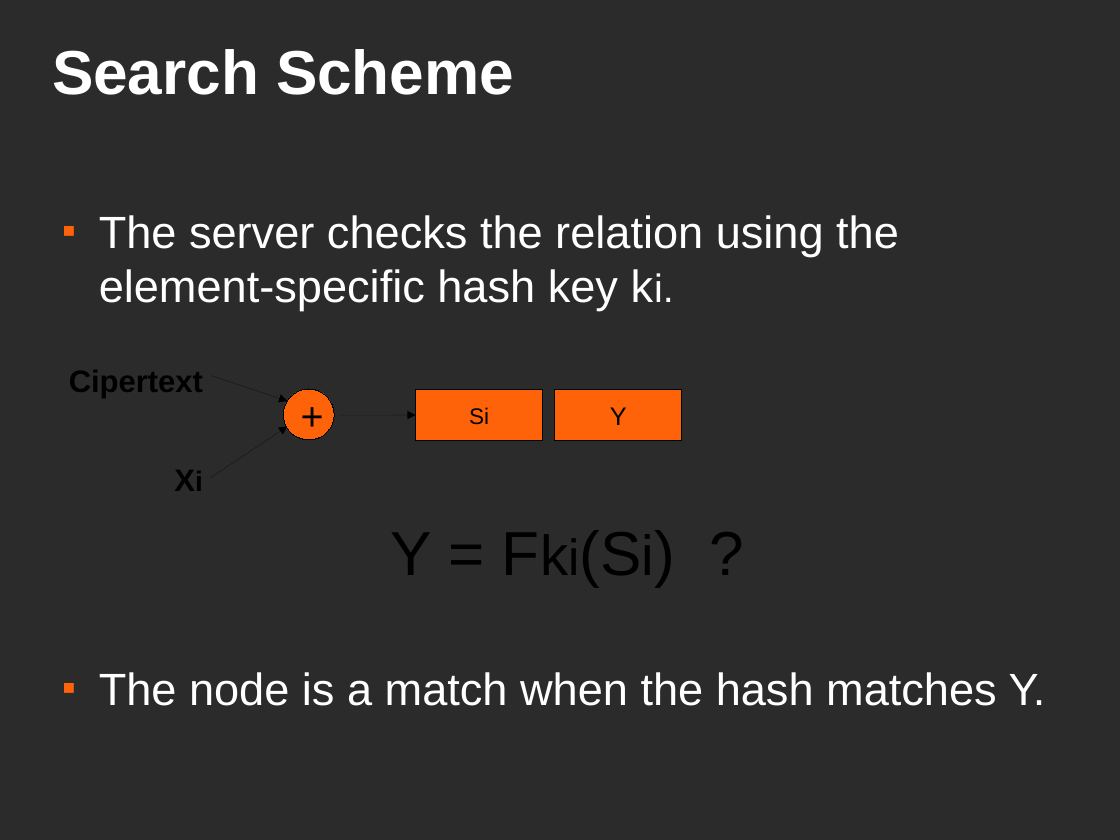
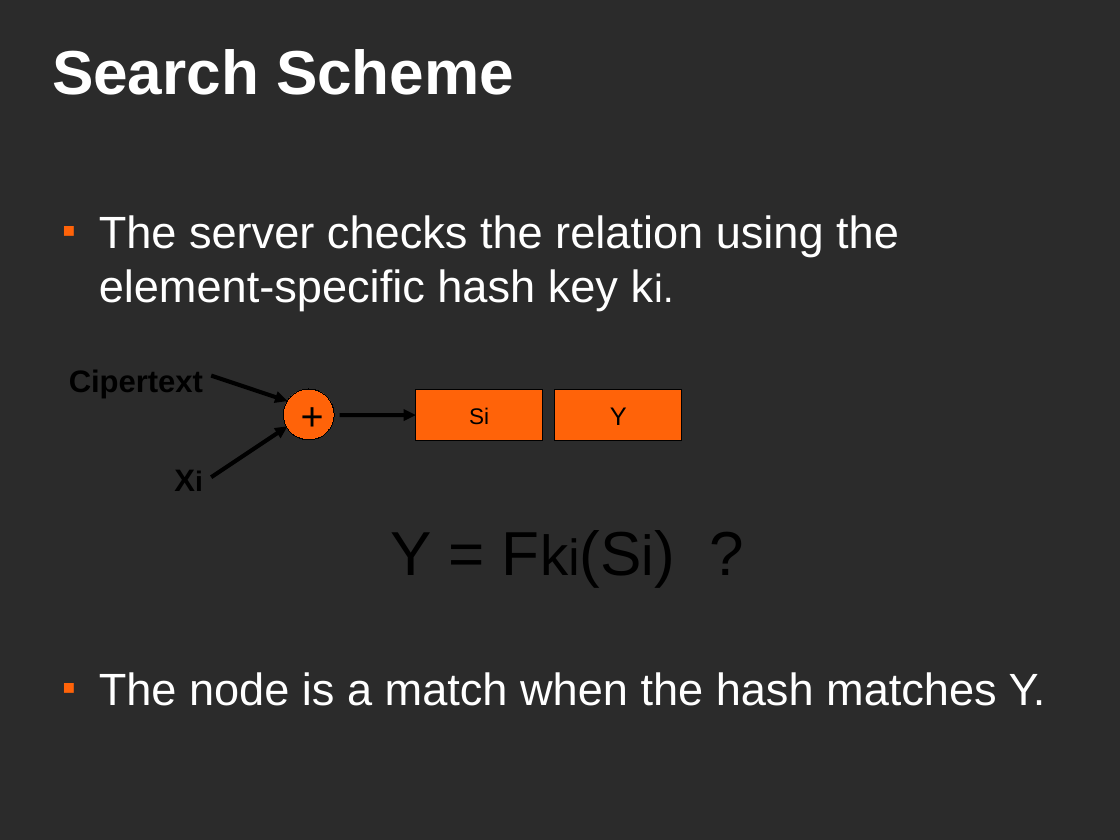
Before and after one commit to Sakartu/SDM-SiED, a slide deck: slide 18 of presentation/presentation2.odp. Drawn at 1120x840 pixels with LibreOffice and Linux fonts; fonts in the diff are those of the drawing; background and template pictures are left out; a plain dark background stands for a picture behind light text. Boxes give left, top, right and bottom in pixels: in the first picture for what was removed or moved away, otherwise in the second. Text is boxed around its words. In the diff, an @@ line names an element or a change of style, - is before the commit and + after.

```diff
--- a/presentation/presentation2.odp
+++ b/presentation/presentation2.odp
@@ arrow (288, 401) - (211, 376): stroke #000000 0 pt to #000000 2.89 pt @@
@@ arrow (416, 416) - (339, 416): stroke #000000 0 pt to #000000 2.89 pt @@
@@ arrow (288, 427) - (211, 478): stroke #000000 0 pt to #000000 2.89 pt @@
```
Also in this commit, not shown: 6 other slides changed, 1 other file.
